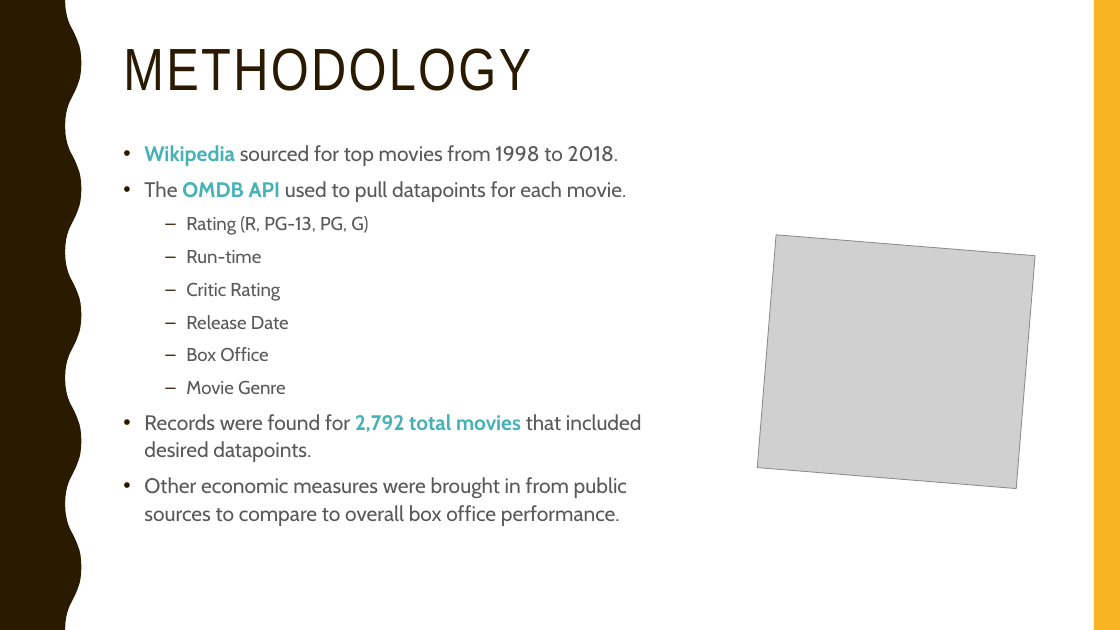
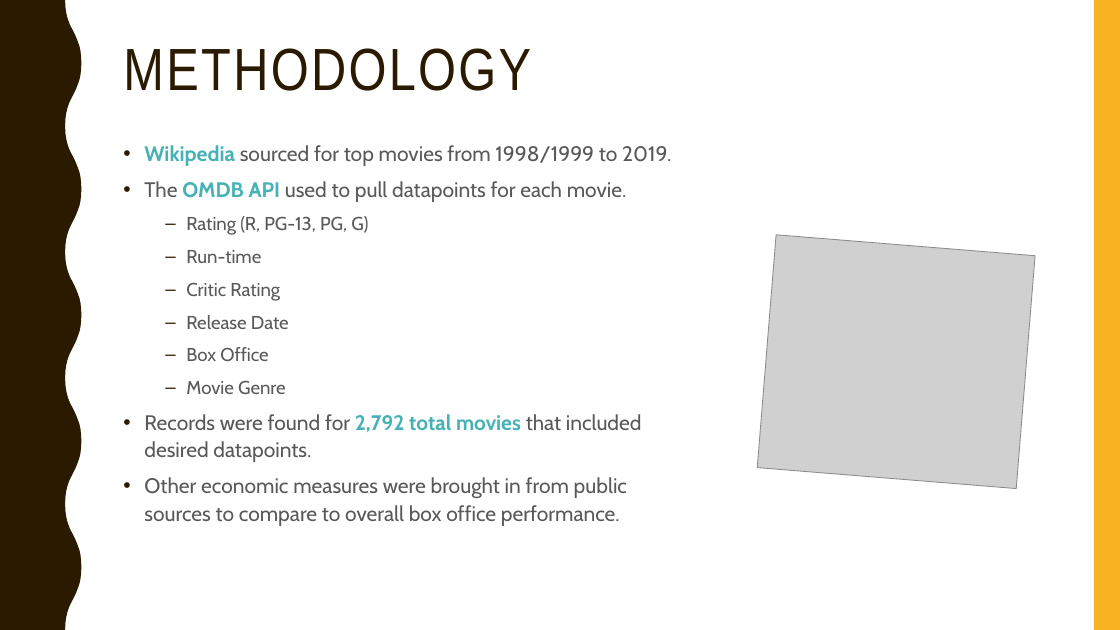
Before and after one commit to davidneedsmorecoffee/movie-trends, a slide deck: slide 2 of movie_trends__ar_dl_nm_rh.pptx. Drawn at 1120x630 pixels with LibreOffice and Linux fonts; fonts in the diff are those of the drawing; grey boxes stand for pictures. Boxes give left, top, right and bottom in pixels: in the first picture for what was removed or moved away, otherwise in the second. Text is boxed around its words. In the diff, an @@ line names an element or a change of style, - is before the commit and + after.

Commit message:
update

```diff
--- a/movie_trends__ar_dl_nm_rh.pptx
+++ b/movie_trends__ar_dl_nm_rh.pptx
@@ text at [144,145,671,166]: text changed @@
-• Wikipedia sourced for top movies from 1998 to 2018.
+• Wikipedia sourced for top movies from 1998/1999 to 2019.
```
